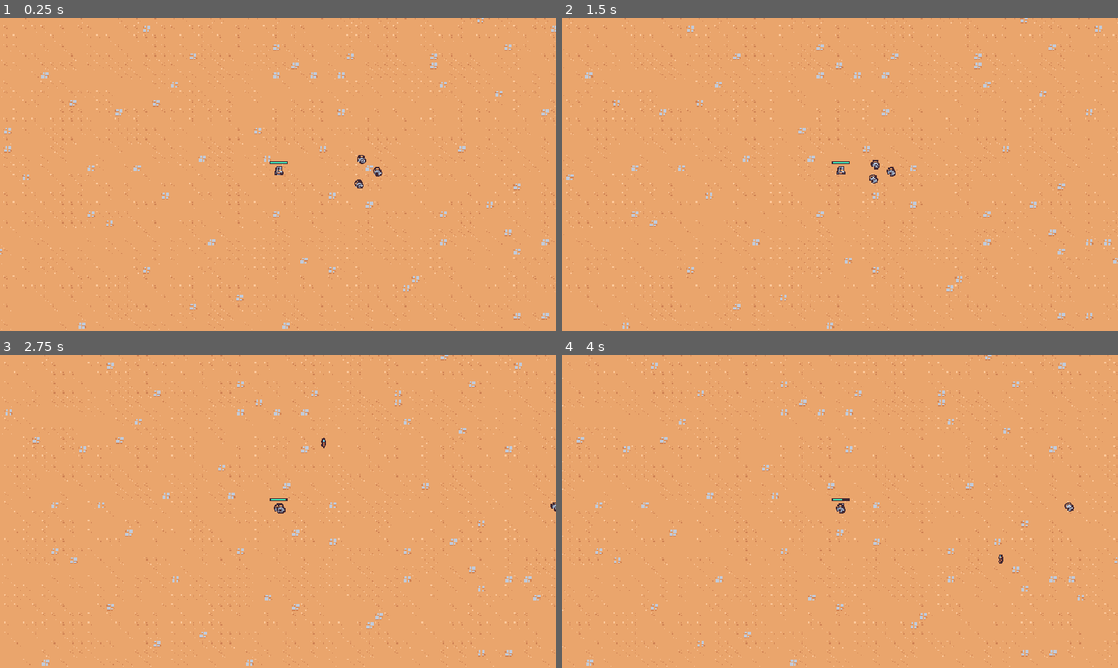
Above: before the commit, frames 1-4 (two rows, left to right).
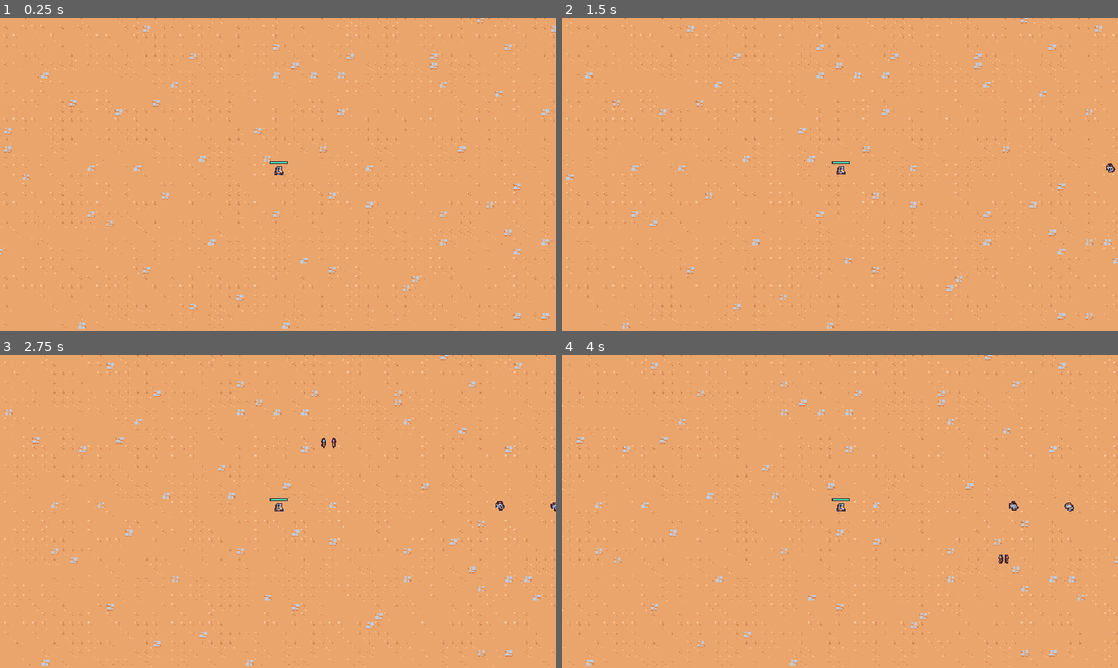
Above: after the commit, the same moments.

Repository: DaZang/godot-wild-jam-82-unseen
Game: Godot game, scene res://main.tscn
Two runs of this game, one before a commit and one after it. Both use one fixed random seed, a clock stepped at 60 frames per second and the inputs below.
Inputs (mouse positions are in pixels of both pictures, inside the frame that each line leads up to):
- Up to frame 1 (0.25 s): no input
- Up to frame 2 (1.5 s): move the mouse to (962, 158) at 0.52 s; press the mouse at (962, 158) at 0.53 s; move the mouse to (728, 190) at 1.27 s; release the mouse at (728, 190) at 1.28 s; click (728, 190) at 1.35 s
- Up to frame 3 (2.75 s): move the mouse to (333, 442) at 2.02 s; press the mouse at (333, 442) at 2.03 s
- Up to frame 4 (4 s): move the mouse to (812, 574) at 2.77 s; release the mouse at (812, 574) at 2.78 s; click (812, 574) at 2.85 s; move the mouse to (1006, 558) at 3.52 s; press the mouse at (1006, 558) at 3.53 s

The runs differ from the first frame. In frame 1, 0.1% of the frame differs, in the area x 63-69%, y 43-55%; in frame 2, 0.1%, in the area x 55-100%, y 45-53%; in frame 3, 0.1%; in frame 4, less than 0.1%.

Commit message:
✨ change fire spell to wall of fire

Diff:
--- a/autoload/game_state.gd
+++ b/autoload/game_state.gd
@@ -3,6 +3,7 @@
 var level_number := 1
 var hero_health_percentage := 0.0
 var combo_score_percentage := 0.0
+var number_of_fire_balls := 5
 
 
 func _ready() -> void:
--- a/entities/hero/hero.tscn
+++ b/entities/hero/hero.tscn
@@ -19,7 +19,7 @@
 position = Vector2(0, -8)
 texture = ExtResource("2_23kmh")
 hframes = 12
-vframes = 11
+vframes = 12
 frame = 97
 
 [node name="CollisionShape2D" type="CollisionShape2D" parent="."]
--- /dev/null
+++ b/entities/spells/fire_ball.tscn
@@ -0,0 +1,25 @@
+[gd_scene load_steps=3 format=3 uid="uid://ia8ien536qw2"]
+
+[ext_resource type="PackedScene" uid="uid://ccpuo6i8pp5th" path="res://entities/hitbox_component.tscn" id="1_c6uut"]
+[ext_resource type="Material" uid="uid://diacegjydhhxg" path="res://generic_resources/shaders/pixel_fire_shader.tres" id="2_t1aoa"]
+
+[node name="FireBall" type="Node2D"]
+
+[node name="HitboxComponent" parent="." instance=ExtResource("1_c6uut")]
+unique_name_in_owner = true
+damage = 10
+
+[node name="FireShaderColorRect" type="ColorRect" parent="."]
+unique_name_in_owner = true
+material = ExtResource("2_t1aoa")
+anchors_preset = 8
+anchor_left = 0.5
+anchor_top = 0.5
+anchor_right = 0.5
+anchor_bottom = 0.5
+offset_left = -8.0
+offset_top = -8.0
+offset_right = 8.0
+offset_bottom = 8.0
+grow_horizontal = 2
+grow_vertical = 2
--- a/entities/spells/fire_spell.gd
+++ b/entities/spells/fire_spell.gd
@@ -5,16 +5,22 @@
 
 var state: States
 
+@export var fire_ball_scene: PackedScene
+
 @onready var charge_duration_timer: Timer = %ChargeDurationTimer
 @onready var spell_duration_timer: Timer = %SpellDurationTimer
-@onready var hitbox_component: HitboxComponent = %HitboxComponent
-@onready var fire_shader_color_rect: ColorRect = %FireShaderColorRect
+@onready var spell_start_point_sprite: Sprite2D = %SpellStartPointSprite
+@onready var spell_end_point_sprite: Sprite2D = %SpellEndPointSprite
 
 
 func _ready() -> void:
-	hitbox_component.collision_shape_2d.set_disabled(true)
 	state = States.CHARGING
 	charge_duration_timer.start()
+
+
+func _physics_process(_delta: float) -> void:
+	if state == States.CHARGING:
+		spell_end_point_sprite.global_position = get_global_mouse_position()
 
 
 func try_abort_charging():
@@ -24,9 +30,16 @@
 
 func _on_charge_duration_timer_timeout() -> void:
 	state = States.EFFECTIVE
-	hitbox_component.collision_shape_2d.set_disabled(false)
 	spell_duration_timer.start()
-	fire_shader_color_rect.show()
+	for i in range(1, GameState.number_of_fire_balls + 1):
+		var fire_ball = fire_ball_scene.instantiate() as Node2D
+		fire_ball.position = spell_start_point_sprite.position + \
+				(spell_end_point_sprite.position - spell_start_point_sprite.position) \
+				 / (GameState.number_of_fire_balls - 1) * (i - 1)
+		call_deferred("add_child", fire_ball)
+
+
+
 
 
 func _on_spell_duration_timer_timeout() -> void:
--- a/entities/spells/fire_spell.tscn
+++ b/entities/spells/fire_spell.tscn
@@ -1,47 +1,36 @@
-[gd_scene load_steps=5 format=3 uid="uid://76demrrp7djb"]
+[gd_scene load_steps=4 format=3 uid="uid://76demrrp7djb"]
 
 [ext_resource type="Script" uid="uid://df8euw7plrnxg" path="res://entities/spells/fire_spell.gd" id="1_whtfy"]
-[ext_resource type="PackedScene" uid="uid://ccpuo6i8pp5th" path="res://entities/hitbox_component.tscn" id="2_jx5u6"]
 [ext_resource type="Texture2D" uid="uid://c0ocjoa2veaoy" path="res://tilemap_packed.png" id="3_8nnm3"]
-[ext_resource type="Material" uid="uid://diacegjydhhxg" path="res://generic_resources/shaders/pixel_fire_shader.tres" id="4_jx5u6"]
+[ext_resource type="PackedScene" uid="uid://ia8ien536qw2" path="res://entities/spells/fire_ball.tscn" id="3_whtfy"]
 
 [node name="FireSpell" type="Node2D"]
 script = ExtResource("1_whtfy")
-
-[node name="HitboxComponent" parent="." instance=ExtResource("2_jx5u6")]
-unique_name_in_owner = true
-damage = 10
+fire_ball_scene = ExtResource("3_whtfy")
 
 [node name="SpellDurationTimer" type="Timer" parent="."]
 unique_name_in_owner = true
+wait_time = 2.0
 one_shot = true
 
-[node name="SpellSprite2D" type="Sprite2D" parent="."]
+[node name="SpellStartPointSprite" type="Sprite2D" parent="."]
+unique_name_in_owner = true
 texture = ExtResource("3_8nnm3")
 hframes = 12
-vframes = 11
+vframes = 12
 frame = 130
+
+[node name="SpellEndPointSprite" type="Sprite2D" parent="."]
+unique_name_in_owner = true
+texture = ExtResource("3_8nnm3")
+hframes = 12
+vframes = 12
+frame = 129
 
 [node name="ChargeDurationTimer" type="Timer" parent="."]
 unique_name_in_owner = true
 wait_time = 0.8
 one_shot = true
 
-[node name="FireShaderColorRect" type="ColorRect" parent="."]
-unique_name_in_owner = true
-visible = false
-material = ExtResource("4_jx5u6")
-anchors_preset = 8
-anchor_left = 0.5
-anchor_top = 0.5
-anchor_right = 0.5
-anchor_bottom = 0.5
-offset_left = -8.0
-offset_top = -8.0
-offset_right = 8.0
-offset_bottom = 8.0
-grow_horizontal = 2
-grow_vertical = 2
-
 [connection signal="timeout" from="SpellDurationTimer" to="." method="_on_spell_duration_timer_timeout"]
 [connection signal="timeout" from="ChargeDurationTimer" to="." method="_on_charge_duration_timer_timeout"]
--- a/environments/enemy_spawner.tscn
+++ b/environments/enemy_spawner.tscn
@@ -16,6 +16,7 @@
 collision_mask = 2
 
 [node name="CollisionShape2D" type="CollisionShape2D" parent="HeroDetectorArea2D"]
+visible = false
 shape = SubResource("CircleShape2D_j7nbx")
 
 [connection signal="body_entered" from="HeroDetectorArea2D" to="." method="_on_finish_level_area_2d_body_entered"]
--- a/environments/level.tscn
+++ b/environments/level.tscn
@@ -1,11 +1,10 @@
-[gd_scene load_steps=9 format=4 uid="uid://bx548ebid5r8x"]
+[gd_scene load_steps=8 format=4 uid="uid://bx548ebid5r8x"]
 
 [ext_resource type="Script" uid="uid://cgftnfphnqjpk" path="res://environments/level.gd" id="1_xk8d6"]
 [ext_resource type="PackedScene" uid="uid://dgm7p5lm400is" path="res://entities/hero/hero.tscn" id="2_qerkk"]
 [ext_resource type="TileSet" uid="uid://jyms4p2ljess" path="res://environments/level_tileset.tres" id="2_wlgua"]
 [ext_resource type="PackedScene" uid="uid://c2s33a54tya55" path="res://game_camera_2d.tscn" id="3_qerkk"]
 [ext_resource type="PackedScene" uid="uid://dt8yt77lmypr1" path="res://entities/enemies/enemy_manager.tscn" id="4_hg43l"]
-[ext_resource type="PackedScene" uid="uid://dwiphkghmc054" path="res://entities/enemies/rat_enemy.tscn" id="5_kmher"]
 [ext_resource type="PackedScene" uid="uid://dp11k3jdjlbum" path="res://entities/spell_manager.tscn" id="5_uqs87"]
 [ext_resource type="PackedScene" uid="uid://dnnc47m4834vj" path="res://environments/finish_level_area.tscn" id="8_eb0c7"]
 
@@ -30,14 +29,5 @@
 [node name="Hero" parent="Entities" instance=ExtResource("2_qerkk")]
 position = Vector2(550, 340)
 
-[node name="RatEnemy" parent="Entities" instance=ExtResource("5_kmher")]
-position = Vector2(709, 317)
-
-[node name="RatEnemy2" parent="Entities" instance=ExtResource("5_kmher")]
-position = Vector2(705, 363)
-
-[node name="RatEnemy3" parent="Entities" instance=ExtResource("5_kmher")]
-position = Vector2(737, 340)
-
 [node name="FinishLevelArea" parent="." instance=ExtResource("8_eb0c7")]
 position = Vector2(1654, 338)
--- a/environments/level1.tscn
+++ b/environments/level1.tscn
@@ -13,3 +13,102 @@
 
 [node name="EnemySpawner3" parent="." index="8" instance=ExtResource("2_mt3si")]
 position = Vector2(1247, 144)
+
+[node name="EnemySpawner4" parent="." index="9" instance=ExtResource("2_mt3si")]
+position = Vector2(1114, 333)
+
+[node name="EnemySpawner5" parent="." index="10" instance=ExtResource("2_mt3si")]
+position = Vector2(1358, 482)
+
+[node name="EnemySpawner6" parent="." index="11" instance=ExtResource("2_mt3si")]
+position = Vector2(1431, 212)
+
+[node name="EnemySpawner7" parent="." index="12" instance=ExtResource("2_mt3si")]
+position = Vector2(1459, 292)
+
+[node name="EnemySpawner8" parent="." index="13" instance=ExtResource("2_mt3si")]
+position = Vector2(1389, 60)
+
+[node name="EnemySpawner9" parent="." index="14" instance=ExtResource("2_mt3si")]
+position = Vector2(1442, 511)
+
+[node name="EnemySpawner10" parent="." index="15" instance=ExtResource("2_mt3si")]
+position = Vector2(1524, 68)
+
+[node name="EnemySpawner11" parent="." index="16" instance=ExtResource("2_mt3si")]
+position = Vector2(1572, 527)
+
+[node name="EnemySpawner12" parent="." index="17" instance=ExtResource("2_mt3si")]
+position = Vector2(1451, -1)
+
+[node name="EnemySpawner13" parent="." index="18" instance=ExtResource("2_mt3si")]
+position = Vector2(1349, 599)
+
+[node name="EnemySpawner14" parent="." index="19" instance=ExtResource("2_mt3si")]
+position = Vector2(1661, 40)
+
+[node name="EnemySpawner15" parent="." index="20" instance=ExtResource("2_mt3si")]
+position = Vector2(1736, 138)
+
+[node name="EnemySpawner16" parent="." index="21" instance=ExtResource("2_mt3si")]
+position = Vector2(1776, 297)
+
+[node name="EnemySpawner17" parent="." index="22" instance=ExtResource("2_mt3si")]
+position = Vector2(1776, 451)
+
+[node name="EnemySpawner18" parent="." index="23" instance=ExtResource("2_mt3si")]
+position = Vector2(1717, 617)
+
+[node name="EnemySpawner19" parent="." index="24" instance=ExtResource("2_mt3si")]
+position = Vector2(1792, 357)
+
+[node name="EnemySpawner20" parent="." index="25" instance=ExtResource("2_mt3si")]
+position = Vector2(1758, 190)
+
+[node name="EnemySpawner21" parent="." index="26" instance=ExtResource("2_mt3si")]
+position = Vector2(1664, 133)
+
+[node name="EnemySpawner22" parent="." index="27" instance=ExtResource("2_mt3si")]
+position = Vector2(1710, 259)
+
+[node name="EnemySpawner23" parent="." index="28" instance=ExtResource("2_mt3si")]
+position = Vector2(1750, 403)
+
+[node name="EnemySpawner24" parent="." index="29" instance=ExtResource("2_mt3si")]
+position = Vector2(1804, 203)
+
+[node name="EnemySpawner25" parent="." index="30" instance=ExtResource("2_mt3si")]
+position = Vector2(1833, 41)
+
+[node name="EnemySpawner26" parent="." index="31" instance=ExtResource("2_mt3si")]
+position = Vector2(1900, 186)
+
+[node name="EnemySpawner27" parent="." index="32" instance=ExtResource("2_mt3si")]
+position = Vector2(1902, 325)
+
+[node name="EnemySpawner28" parent="." index="33" instance=ExtResource("2_mt3si")]
+position = Vector2(1917, 469)
+
+[node name="EnemySpawner29" parent="." index="34" instance=ExtResource("2_mt3si")]
+position = Vector2(1881, 571)
+
+[node name="EnemySpawner30" parent="." index="35" instance=ExtResource("2_mt3si")]
+position = Vector2(1835, 640)
+
+[node name="EnemySpawner31" parent="." index="36" instance=ExtResource("2_mt3si")]
+position = Vector2(1773, 740)
+
+[node name="EnemySpawner32" parent="." index="37" instance=ExtResource("2_mt3si")]
+position = Vector2(1824, 840)
+
+[node name="EnemySpawner33" parent="." index="38" instance=ExtResource("2_mt3si")]
+position = Vector2(1678, 864)
+
+[node name="EnemySpawner34" parent="." index="39" instance=ExtResource("2_mt3si")]
+position = Vector2(1522, 865)
+
+[node name="EnemySpawner35" parent="." index="40" instance=ExtResource("2_mt3si")]
+position = Vector2(1710, -72)
+
+[node name="EnemySpawner36" parent="." index="41" instance=ExtResource("2_mt3si")]
+position = Vector2(1585, -113)
Binary file changed: tilemap_packed.png
